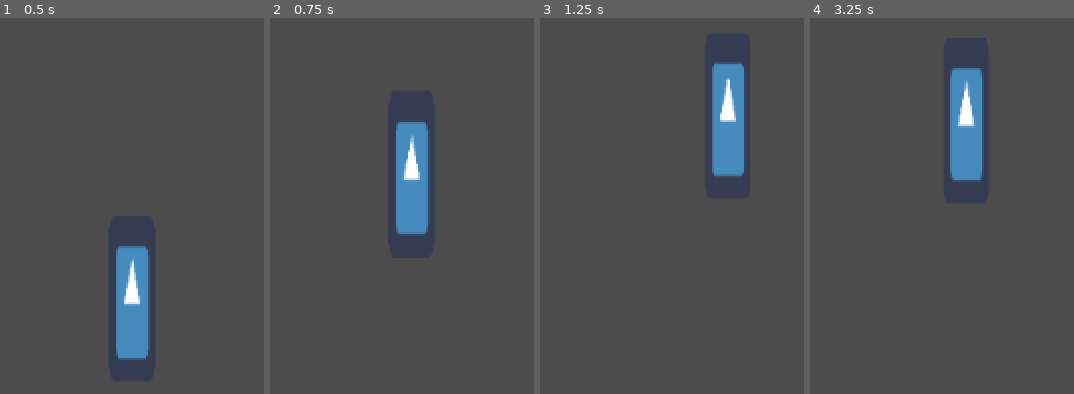
Above: before the commit, frames 1-4 (left to right).
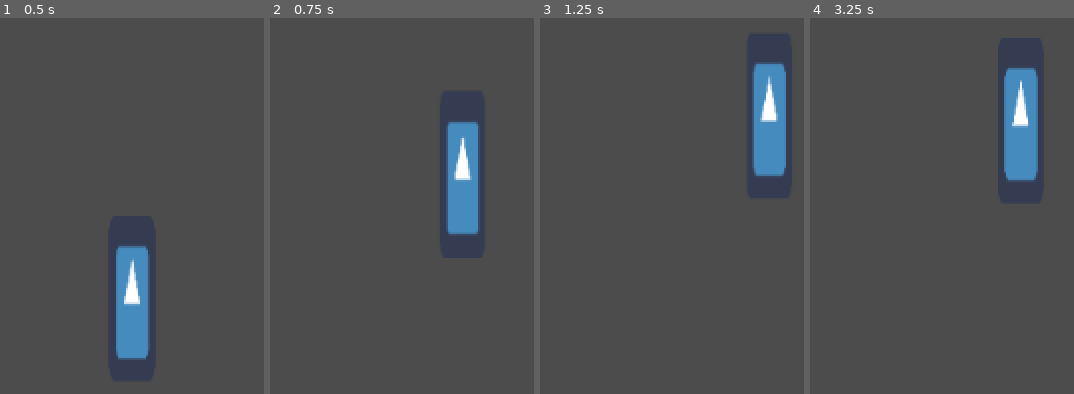
Above: after the commit, the same moments.

Repository: Spiderpat12/OmarDev1
Game: Godot game, scene res://Game.tscn
Same seed, same stepped clock (60 frames per second), same inputs: the game is played once before the commit and once after it. The project has no main scene, so this scene is started directly. The engine's default icon, where the game draws it, is replaced by a stand-in: a white triangle on a blue panel in a dark square.
Inputs:
- Up to frame 1 (0.5 s): no input
- Up to frame 2 (0.75 s): hold Right (ui_right) from 0.53 s (still down); tap Up (ui_up) at 0.6 s
- Up to frame 3 (1.25 s): keep holding Right (ui_right); tap Up (ui_up) at 0.77, 1.07 s
- Up to frame 4 (3.25 s): tap Up (ui_up) at 1.35, 1.52, 1.82, 2.1, 2.85, 3.02 s; tap Enter at 2 s; release Right (ui_right) at 2.03 s; hold Left (ui_left) 2.03-2.78 s; hold Right (ui_right) from 2.78 s (still down)

Frame 1 is identical in both runs. In frame 2, 7.4% of the frame differs, in the area x 47-80%, y 27-58%; in frame 3, 7.5%; in frame 4, 7.7%, in the area x 53-87%, y 13-44%.

Commit message:
kmle

Diff:
--- a/project_whith_rayan/Game.tscn
+++ b/project_whith_rayan/Game.tscn
@@ -1,9 +1,12 @@
-[gd_scene load_steps=4 format=2]
+[gd_scene load_steps=5 format=2]
 
 [ext_resource path="res://scripts/Player.gd" type="Script" id=1]
 [ext_resource path="res://icon.png" type="Texture" id=2]
 
 [sub_resource type="RectangleShape2D" id=1]
+
+[sub_resource type="RectangleShape2D" id=2]
+extents = Vector2( 532.5, 44 )
 
 [node name="Game" type="Node2D"]
 
@@ -23,3 +26,15 @@
 zoom = Vector2( 0.6, 0.6 )
 smoothing_enabled = true
 smoothing_speed = 8.0
+
+[node name="StaticBody2D" type="StaticBody2D" parent="."]
+position = Vector2( 0, 582 )
+
+[node name="Icon" type="Sprite" parent="StaticBody2D"]
+position = Vector2( 538, -26 )
+scale = Vector2( 17.8125, 1.8125 )
+texture = ExtResource( 2 )
+
+[node name="CollisionShape2D" type="CollisionShape2D" parent="StaticBody2D"]
+position = Vector2( 522.5, -34 )
+shape = SubResource( 2 )
--- a/project_whith_rayan/scripts/Player.gd
+++ b/project_whith_rayan/scripts/Player.gd
@@ -1,10 +1,10 @@
 extends KinematicBody2D
 
 
-export var speed : float = 200
+export var speed : float = 300
 export var jump : float = 400
 export var gravity : float = 10
-export var acc : float = 5
+export var acc : float = 35
 
 var x : float
 var motion = Vector2()
@@ -47,7 +47,7 @@
 
 
 func Jump() -> void:
-	if is_on_floor() && Input.is_action_just_pressed("ui_up") && chapters != 2:
+	if is_on_floor() && Input.is_action_just_pressed("ui_up"):
 		motion.y = -jump
 
 func doubleJump() -> void:
@@ -67,6 +67,7 @@
 			pass
 		2:
 			#roll_func
+			doubleJump()
 			pass
 		3:
 			pass
